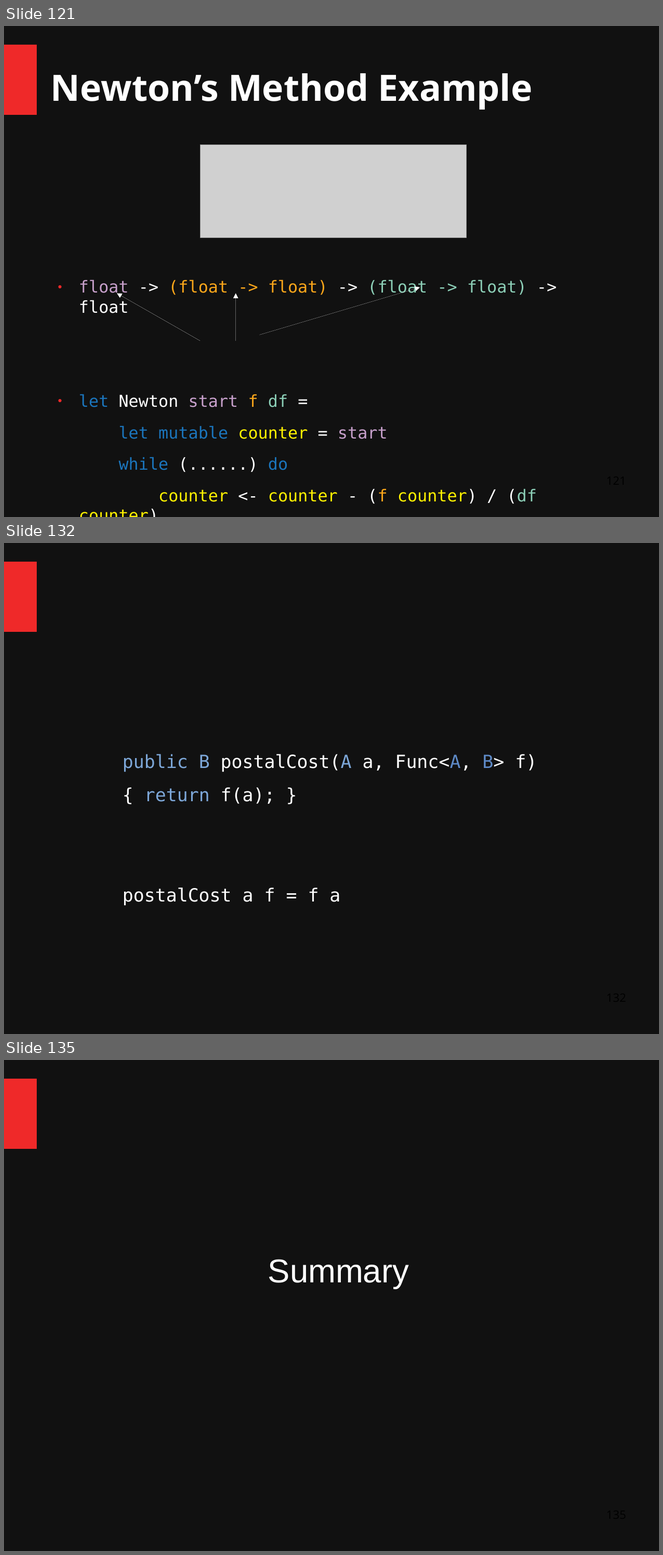
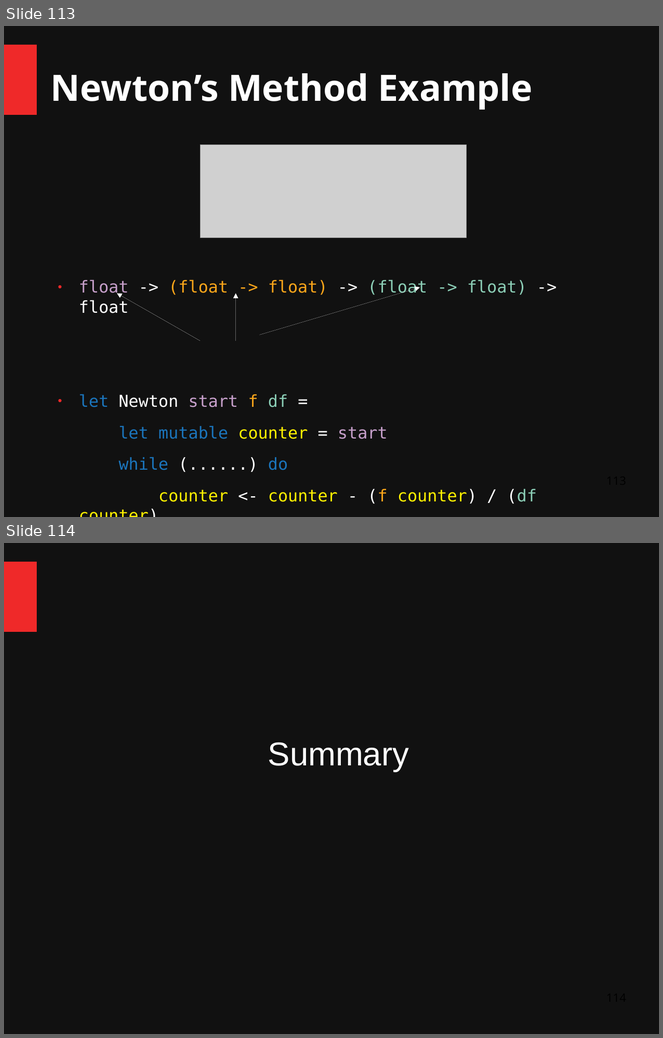
Before and after one commit to ChangHaiBin/FSharpPowerPoint, a slide deck: FSharp Talk Dark3.odp. Shown one above the other, each under a label of ours: slides 121, 132 and 135 before the commit, slides 113 and 114 after it; the slides between them are not shown. The pictures are 663x1555 and 663x1038 pixels, drawn with LibreOffice and Linux fonts; fonts in the diff are those of the drawing; grey boxes stand for pictures. Boxes give left, top, right and bottom in pixels: in the first picture for what was removed or moved away, otherwise in the second. Text is boxed around its words. In the diff, an @@ line names an element or a change of style, - is before the commit and + after.

```diff
--- a/FSharp Talk Dark3.odp
+++ b/FSharp Talk Dark3.odp
@@ slide 132 removed at (4,543,659,1034), background #111111; not listed: 1 template element that a slide beside it also shows @@
@@ text removed at (123,754,537,906) @@
-public B postalCost(A a, Func<A, B> f)
-{ return f(a); }
-postalCost a f = f a
@@ what was slide 121 is now slide 113 @@
@@ what was slide 135 is now slide 114 @@
```
Also in this commit, not shown: 20 other slides removed, 1 other file.
